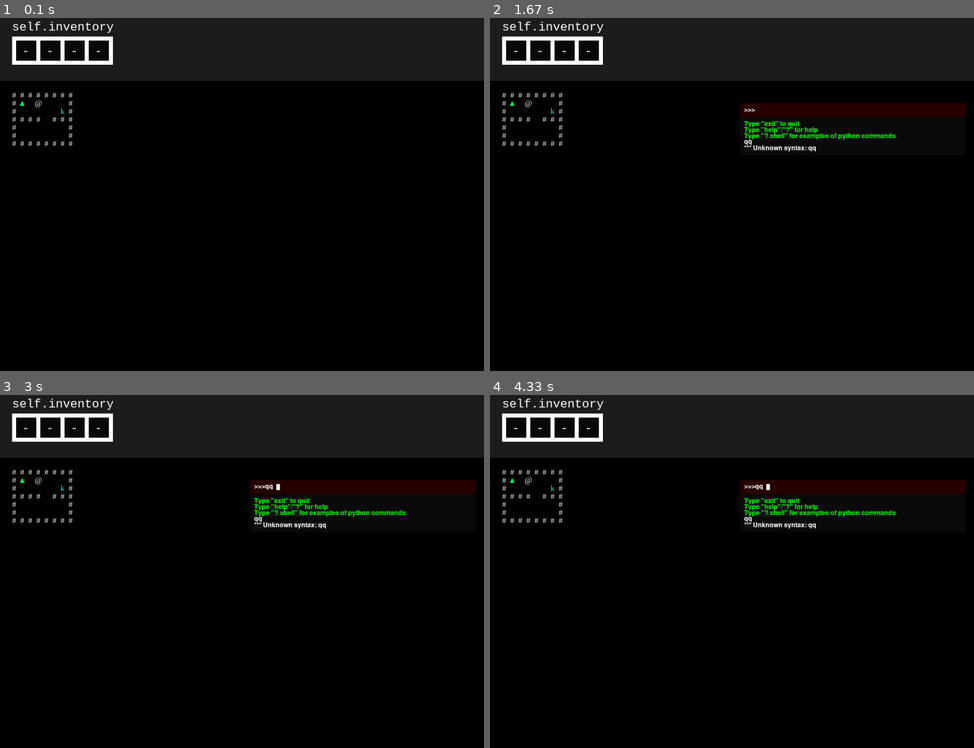
Above: before the commit, frames 1-4 (two rows, left to right).
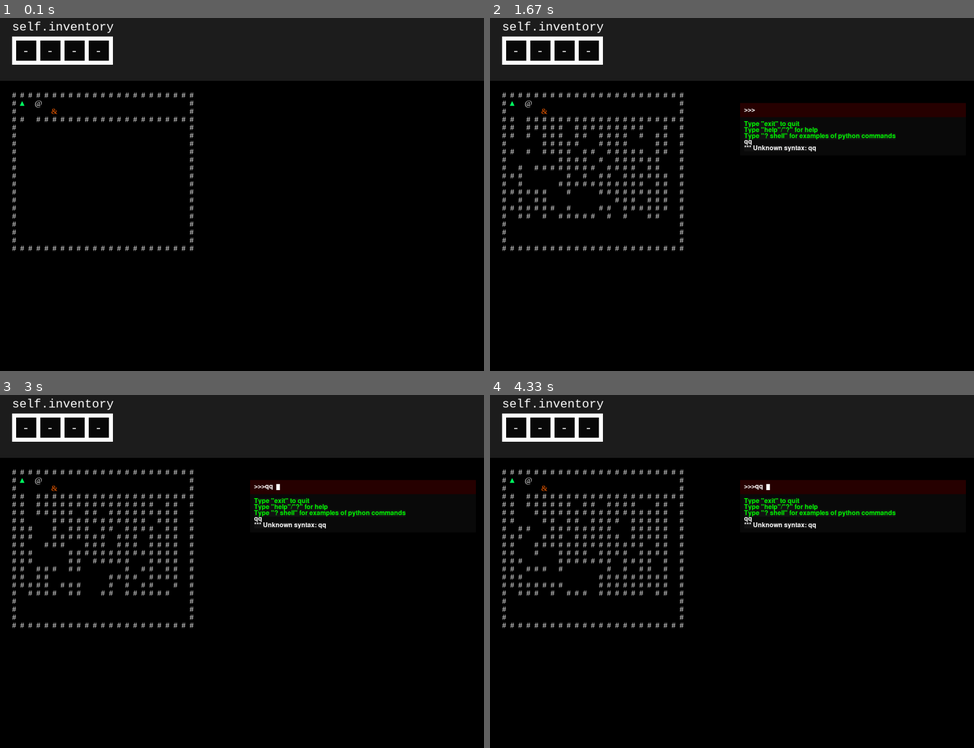
Above: after the commit, the same moments.

Repository: OilyCannelloni/UntrustedPy
Game: pygame game, started from init.py
The game is run twice, just before and just after one commit, with the same random seed, the same clock (stepped at 60 frames per second) and the same inputs.
Inputs:
- Up to frame 1 (0.1 s): no input
- Up to frame 2 (1.67 s): hold F1 0.33-0.8 s; hold Right 0.33-0.8 s; hold Q 0.88-1.35 s; hold Right 0.88-1.35 s; tap Enter at 1.43 s
- Up to frame 3 (3 s): hold Right 1.77-2.23 s; tap Space at 1.83, 2.13, 2.38, 2.72 s; hold Up 2.32-2.62 s; hold Right from 2.65 s (still down)
- Up to frame 4 (4.33 s): tap Space at 3.02, 3.22, 3.52, 3.78, 4.12 s; release Right at 3.12 s; hold Left 3.15-3.68 s; hold Down 3.72-4.02 s; hold Left from 4.05 s (still down)

The runs differ from the first frame. In frame 1, 1.0% of the frame differs, in the area x 2-40%, y 21-67%; in frame 2, 2.4%; in frame 3, 2.5%; in frame 4, 2.6%.

Commit message:
Added MazeGenerator

Diff:
--- a/grid.py
+++ b/grid.py
@@ -142,6 +142,20 @@
         else:
             self.grid[crd[0]][crd[1]] = obj
 
+    @staticmethod
+    def get_adjacent(crd):
+        """
+        Returns the coordinates of all neighboring cells
+        :param crd: Coordinates of the point
+        :return: A dict of 'dir': coordinate pairs
+        """
+        return {
+            'right': (crd[0] + 1, crd[1]),
+            'left': (crd[0] - 1, crd[1]),
+            'down': (crd[0], crd[1] + 1),
+            'up': (crd[0], crd[1] - 1)
+        }
+
     def get_player(self):
         """
         Returns the player object.
--- a/init.py
+++ b/init.py
@@ -16,7 +16,7 @@
     Main class which manipulates all game events
     """
 
-    def __init__(self, screen_width=1200, screen_height=900):
+    def __init__(self, level=1, screen_width=1200, screen_height=900):
         """
         :param screen_width: Screen width in pixels
         :param screen_height: Screen height in pixels
@@ -54,6 +54,8 @@
 
         self.console = Console(grid, 600, CONSOLE_CONFIG)
         # self.console.toggle()
+
+        self.level = level
 
     def draw(self):
         """
@@ -120,17 +122,23 @@
         :param _map: A tuple of strings of equal length. Each character represents
         an object, each string represents a row.
         :type _map: tuple
-        :param code: A dictionary of {char: Object()} or {char: name} pairs, which
+        :param code: A dictionary of {char: Object()}, {char: prototype} or {char: name} pairs, which
         defines the meaning of the characters in _map strings. If {char: Object()}
         is passed, the char should only be used once. {char: name} places an object
-        with a given name.
+        with a given name. {char: prototype} places a new default instance of an object
         :type code: dict
         :return: None
         """
         for y, row in enumerate(_map):
             for x, char in enumerate(row):
                 ref = code[char]
-                obj = objects.__dict__[ref]() if isinstance(ref, str) else ref
+                obj = None
+                if isinstance(ref, str):
+                    obj = objects.__dict__[ref]()
+                elif isinstance(ref, type):
+                    obj = ref()
+                else:
+                    obj = ref
                 grid.place_object((x, y), obj)
 
     def tick(self, delay):
@@ -158,6 +166,9 @@
             if event.type == pygame.KEYUP:
                 if event.key == pygame.K_F1:
                     self.console.toggle()
+
+                if event.key == pygame.K_q:
+                    getattr(self, "level" + str(self.level))()
 
             if event.type == Events.LEVEL:
                 getattr(self, event.target)()
@@ -181,6 +192,7 @@
         Level 1
         :return: None
         """
+        self.level = 1
         self.clear_grid()
         self.disable_console()
         self.place_from_map(("..........",
@@ -206,6 +218,7 @@
         Level 2
         :return: None
         """
+        self.level = 2
         self.clear_grid()
         self.place_from_map(("..........",
                              ".########.",
@@ -234,6 +247,7 @@
         Level 3
         :return: None
         """
+        self.level = 3
         self.clear_grid()
         self.place_from_map(("..........",
                              ".########.",
@@ -265,6 +279,7 @@
         Level 4
         :return: None
         """
+        self.level = 4
         self.clear_grid()
         self.place_from_map(("....................",
                              ".##################.",
@@ -302,6 +317,7 @@
         Level 5
         :return: None
         """
+        self.level = 5
         self.clear_grid()
         self.place_from_map(("..........",
                              ".########.",
@@ -327,6 +343,7 @@
         Level 6
         :return: None
         """
+        self.level = 6
         self.clear_grid()
         self.place_from_map(("..........",
                              ".########.",
@@ -350,12 +367,53 @@
                                                          required_key_name="big_key",
                                                          hackable=['required_key_name']),
                                 "e": objects.Exit(target_level="level6"),
-                                "c": objects.Computer()
+                                "c": objects.Computer(),
+                            })
+
+    def level7(self):
+        """
+        Level 7
+        :return: None
+        """
+        self.level = 7
+        self.clear_grid()
+        self.place_from_map((".........................",
+                             ".#######################.",
+                             ".#p.c..................#.",
+                             ".#....M................#.",
+                             ".##.####################.",
+                             ".#.....................#.",
+                             ".#.....................#.",
+                             ".#.....................#.",
+                             ".#.....................#.",
+                             ".#.....................#.",
+                             ".#.....................#.",
+                             ".#.....................#.",
+                             ".#.....................#.",
+                             ".#.....................#.",
+                             ".#.....................#.",
+                             ".#.....................#.",
+                             ".#.....................#.",
+                             ".#.....................#.",
+                             ".#.....................#.",
+                             ".#....................e#.",
+                             ".#######################.",
+                             "........................."),
+                            {
+                                ".": 'Empty',
+                                "#": 'Wall',
+                                "p": objects.Player(),
+                                "e": objects.Exit(target_level="level6"),
+                                "c": objects.Computer(),
+                                "M": objects.MazeGenerator(working_area=((2, 5), (22, 17)),
+                                                           path_str=((3, 5), "ddrrddldddrrurdddrrrurrddllur"),
+                                                           density=0.8,
+                                                           hackable=['path_str'])
                             })
 
 
 if __name__ == "__main__":
-    game = Game()
-    game.level5()
+    game = Game(7)
+    getattr(game, "level"+str(game.level))()
     while game.running:
         game.tick(30)
--- a/objects.py
+++ b/objects.py
@@ -1,6 +1,7 @@
 """
 This file contains definitions of all objects used in the game
 """
+from random import random
 import pygame.event
 from constants import *
 from grid import Grid
@@ -400,14 +401,36 @@
         self.symbol = "&"
         self.color = Colors.ORANGE
         self.passable_for = []
-        self.working_area = None
+        self.working_area = ((0, 0), (0, 0))
         self.maze_block_name = "Wall"
-        super().set(**kwargs)
+        self.density = 0.9
+        self.path = []
+        super().set(**kwargs)
+        self.build_path(*kwargs["path_str"])
+
+    def build_path(self, start, steps_str):
+        dir_shorts = {
+            "u": "up",
+            "d": "down",
+            "l": "left",
+            "r": "right"
+        }
+        steps = [dir_shorts[d] for d in steps_str]
+        crd = start
+        self.path.append(start)
+        for step in steps:
+            crd = grid.get_adjacent(crd)[step]
+            self.path.append(crd)
 
     def behavior(self, key):
         for x in range(self.working_area[0][0], self.working_area[1][0]):
             for y in range(self.working_area[0][1], self.working_area[1][1]):
+                if (x, y) in self.path:
+                    continue
                 obj = grid.get((x, y))
                 if obj.name == "player":
                     continue
-                grid.place_object_f((x, y), Wall)
+                if random() < self.density:
+                    grid.place_object_f((x, y), Wall)
+                else:
+                    grid.place_object_f((x, y), Empty)
